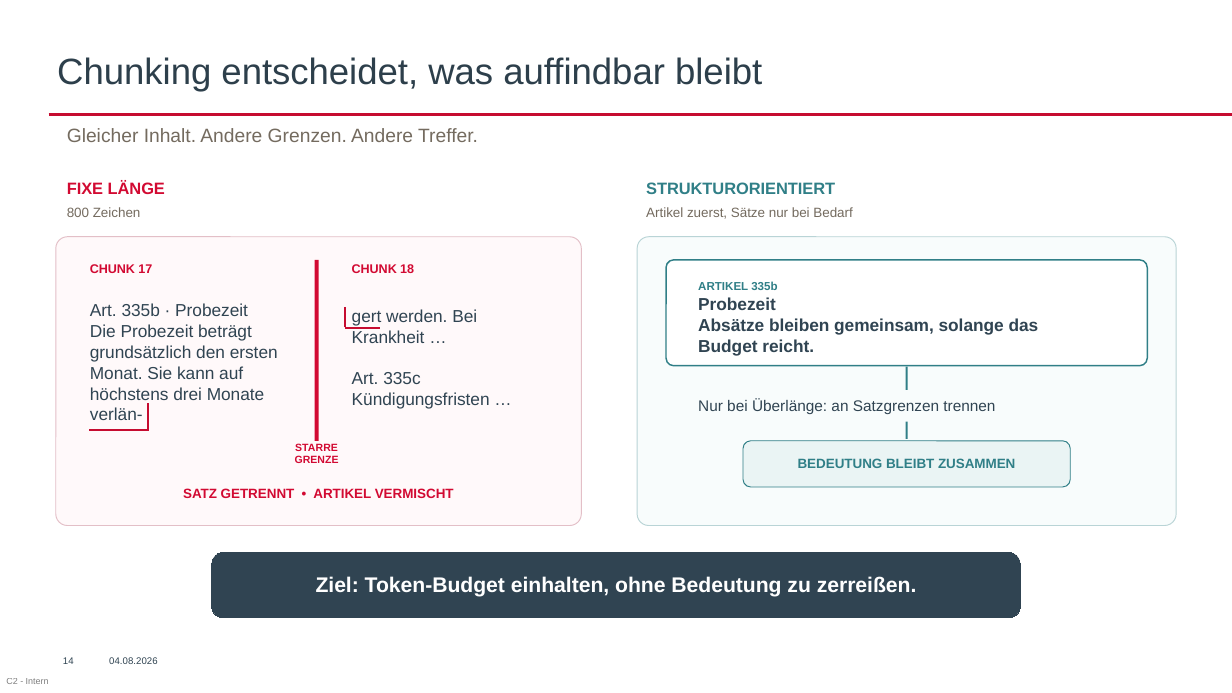
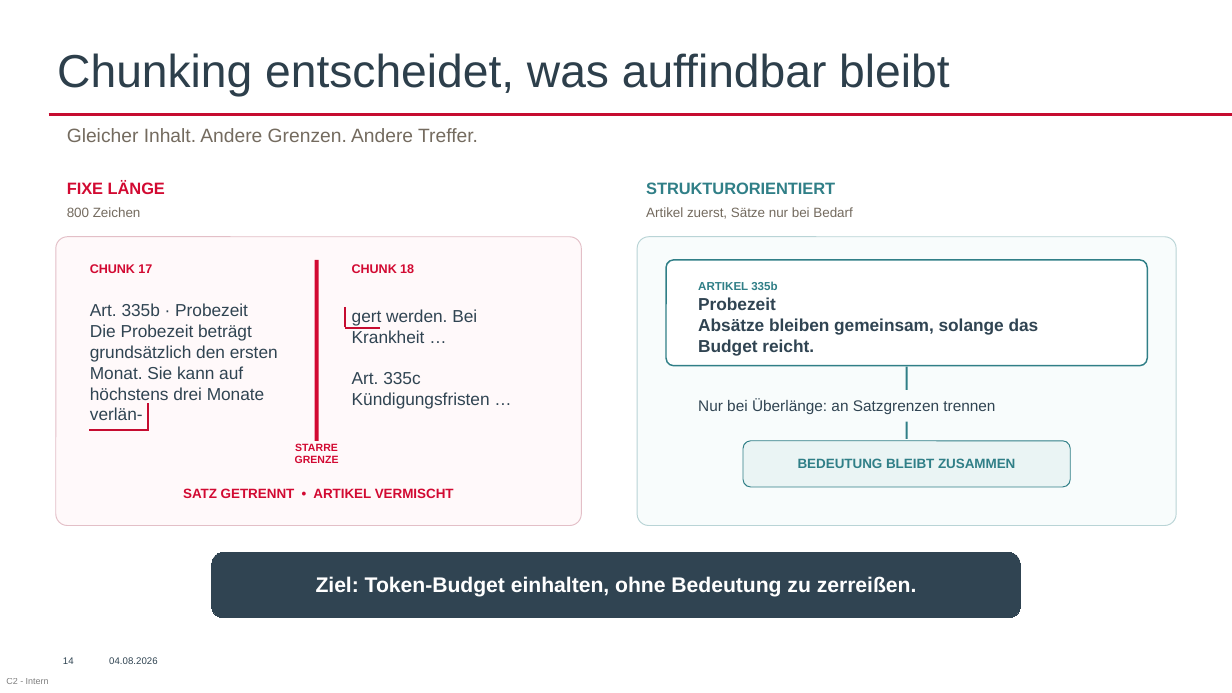
Before and after one commit to AkrosAG/RAG-Workshop, a slide deck: slide 12 of RAG_Workshop.pptx. Drawn at 1232x693 pixels with LibreOffice and Linux fonts; fonts in the diff are those of the drawing; background and template pictures are left out. Boxes give left, top, right and bottom in pixels: in the first picture for what was removed or moved away, otherwise in the second. Text is boxed around its words. In the diff, an @@ line names an element or a change of style, - is before the commit and + after.

```diff
--- a/RAG_Workshop.pptx
+++ b/RAG_Workshop.pptx
@@ text "Chunking entscheidet, was auffindbar bleibt" at [57,53,949,96]: size 28.5 to 36 pt @@
```
Also in this commit, not shown: 3 other slides changed.
